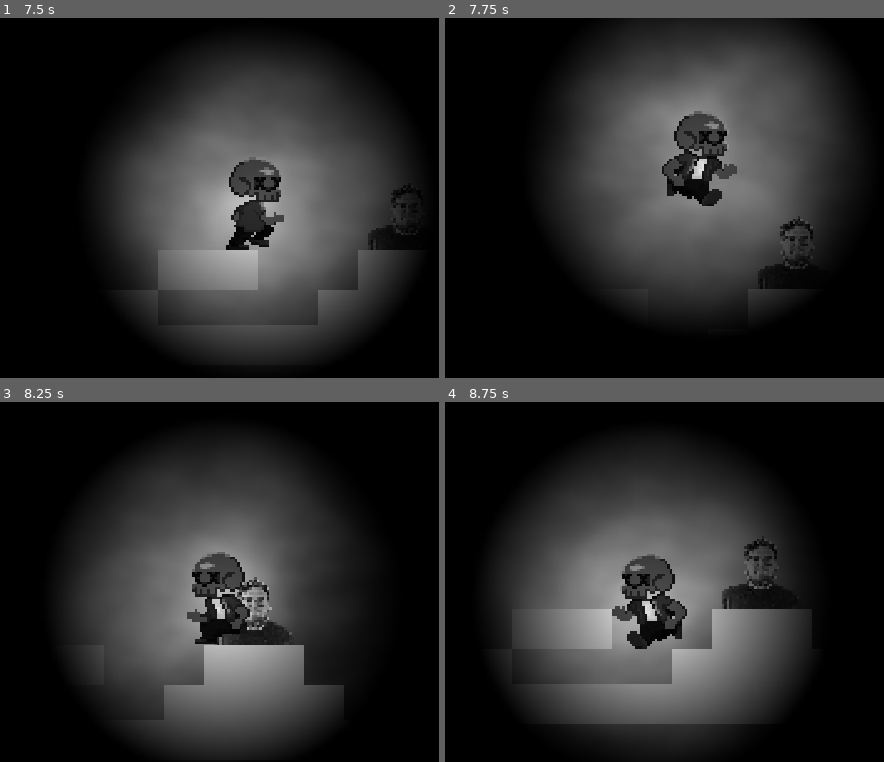
Above: before the commit, frames 1-4 (two rows, left to right).
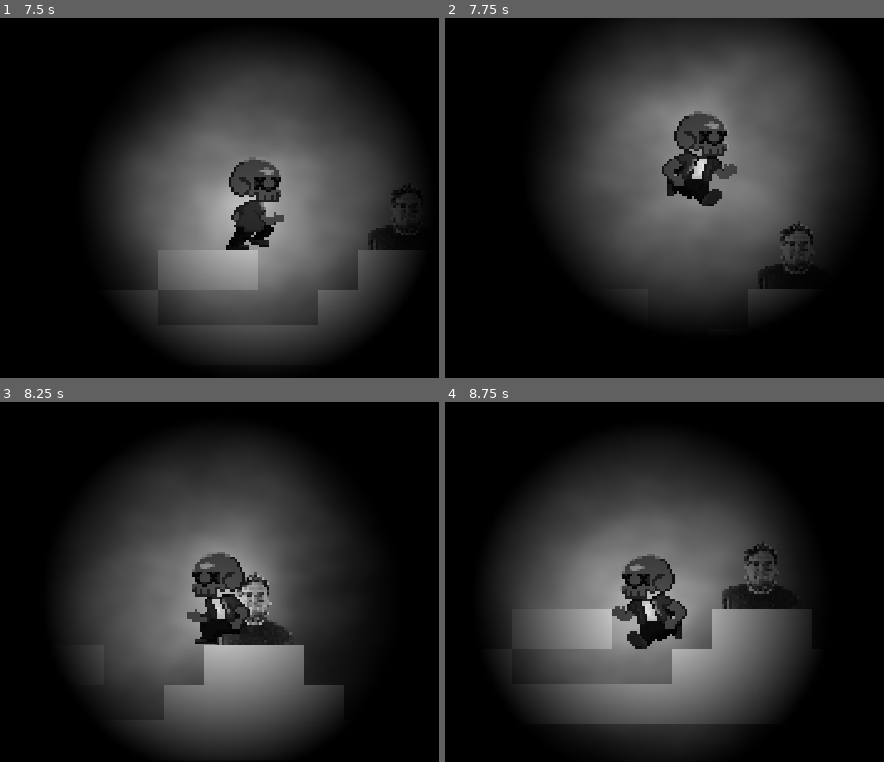
Above: after the commit, the same moments.

Repository: zach-sousa-dev/monochrome-game-jam
Game: Godot game, scene res://scenes/zach-scene.tscn
Same seed, same stepped clock (60 frames per second), same inputs: the game is played once before the commit and once after it. Sound files missing from this copy of the repository are replaced by a short silence.
Inputs (mouse positions are in pixels of both pictures, inside the frame that each line leads up to):
- Up to frame 1 (7.5 s): tap Enter at 0.5, 2.85, 7.35 s; move the mouse to (184, 270) at 0.52 s; hold Enter 0.53-1.28 s; hold D (right) 0.53-2.03 s; tap Space (jump) at 0.77, 1.52, 3.02, 3.77, 4.52, 6.02, 6.77 s; move the mouse to (408, 252) at 1.27 s; tap Ctrl at 1.35, 5.85 s; move the mouse to (26, 144) at 2.02 s; hold Shift 2.03-2.78 s; hold A (left) 2.03-4.28 s; move the mouse to (250, 198) at 2.77 s; move the mouse to (122, 108) at 3.52 s; hold Ctrl 3.53-4.28 s; move the mouse to (359, 180) at 4.27 s; hold D (right) from 4.28 s (still down); tap Shift at 4.35 s; move the mouse to (87, 216) at 5.02 s; hold Enter 5.03-5.78 s; move the mouse to (280, 118) at 5.77 s; move the mouse to (184, 270) at 6.52 s; hold Shift 6.53-7.28 s; move the mouse to (408, 252) at 7.27 s
- Up to frame 2 (7.75 s): keep holding D (right); tap Space (jump) at 7.52 s
- Up to frame 3 (8.25 s): move the mouse to (26, 528) at 8.02 s; release D (right) at 8.03 s; hold A (left) from 8.03 s (still down); hold Ctrl from 8.03 s (still down)
- Up to frame 4 (8.75 s): keep holding A (left); keep holding Ctrl

Frame 1 is identical in both runs. In frame 2, 0.3% of the frame differs, in the area x 76-84%, y 55-72%; in frame 3, 0.6%, in the area x 53-62%, y 47-64%; in frame 4, 0.5%.

Commit message:
wip npc

Diff:
--- a/scenes/npc/npc.tscn
+++ b/scenes/npc/npc.tscn
@@ -26,15 +26,13 @@
 
 [node name="Npc" type="Area2D" unique_id=71207571]
 script = ExtResource("1_r4bp4")
-player_group = null
-label_text = null
 
 [node name="AnimatedSprite2D" type="AnimatedSprite2D" parent="." unique_id=9266485]
 texture_filter = 1
 sprite_frames = SubResource("SpriteFrames_2vina")
 animation = &"idle"
 autoplay = "idle"
-frame_progress = 0.84633666
+frame_progress = 0.11661904
 
 [node name="CollisionShape2D" type="CollisionShape2D" parent="." unique_id=1584941531]
 position = Vector2(0, 1.5)
